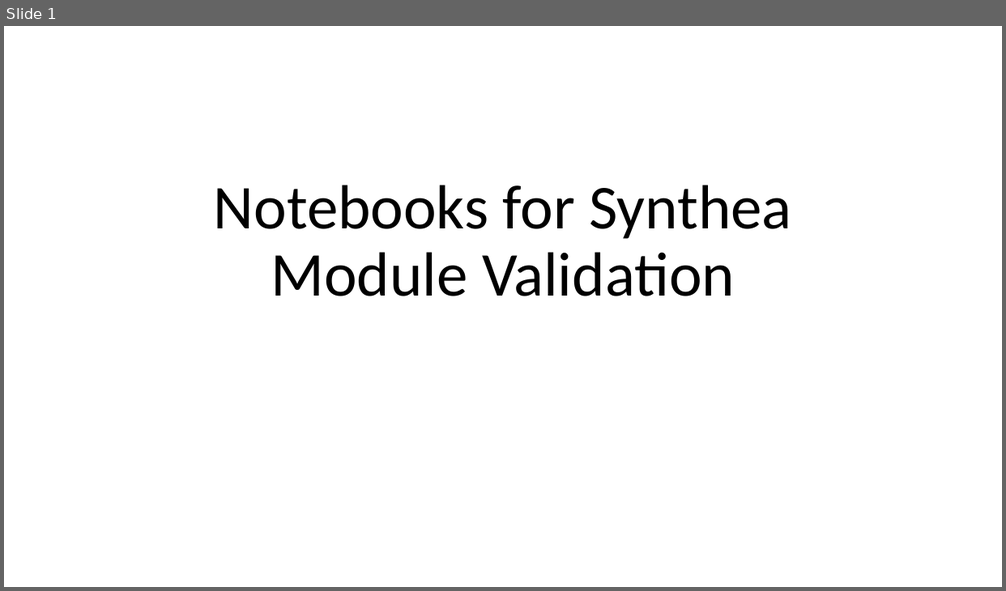
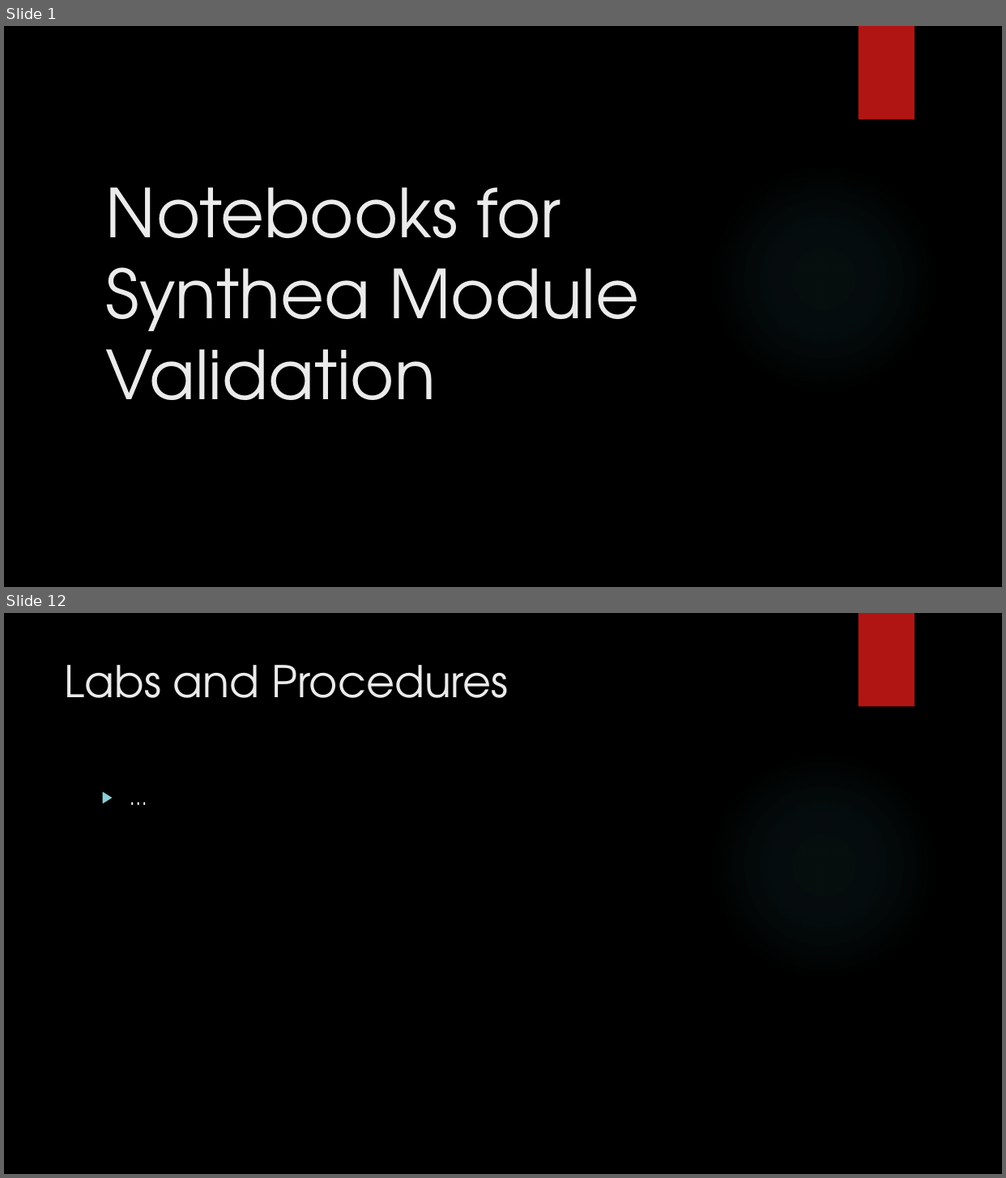
Before and after one commit to synthetichealth/module-validation, a slide deck: notebook-ideas.pptx. Shown one above the other, each under a label of ours: slide 1 before the commit, slides 1 and 12 after it; the slides between them are not shown. The pictures are 1006x591 and 1006x1178 pixels, drawn with LibreOffice and Linux fonts; fonts in the diff are those of the drawing; background and template pictures are left out. Boxes give left, top, right and bottom in pixels: in the first picture for what was removed or moved away, otherwise in the second. Text is boxed around its words. In the diff, an @@ line names an element or a change of style, - is before the commit and + after.

Commit message:
updated notebook ideas ppt.

```diff
--- a/notebook-ideas.pptx
+++ b/notebook-ideas.pptx
@@ slide 12 added at box(4, 613, 1002, 1174), background picture (left out); not listed: 2 template elements that a slide beside it also shows @@
@@ title added at box(65, 665, 508, 698), 42 pt, text #EBEBEB @@
+Labs and Procedures
@@ text added at box(95, 781, 827, 1125), 20 pt, text #FFFFFF @@
+▶ …
@@ slide 1 changed as well @@
@@ background #FFFFFF to picture (left out) @@
@@ rectangle added at box(859, 26, 914, 120), fill #B01513 @@
@@ title "Notebooks for Synthea Module Validation": place and size @@
-title "Notebooks for Synthea Module Validation" at box(214, 185, 791, 297)
+title "Notebooks for Synthea Module Validation" at box(106, 187, 639, 400)
@@ title "Notebooks for Synthea Module Validation" at box(106, 187, 639, 400): size 60 to 64.8 pt, font Calibri to TeX Gyre Adventor, text colour #000000 to #EBEBEB; alignment centre to left; line spacing 0.9 to 1 @@
@@ ellipse added at box(709, 163, 939, 394), fill gradient #50B9C1 @@
```
Also in this commit, not shown: 2 other slides changed, 8 other slides added, 1 slide removed, 1 other file.
